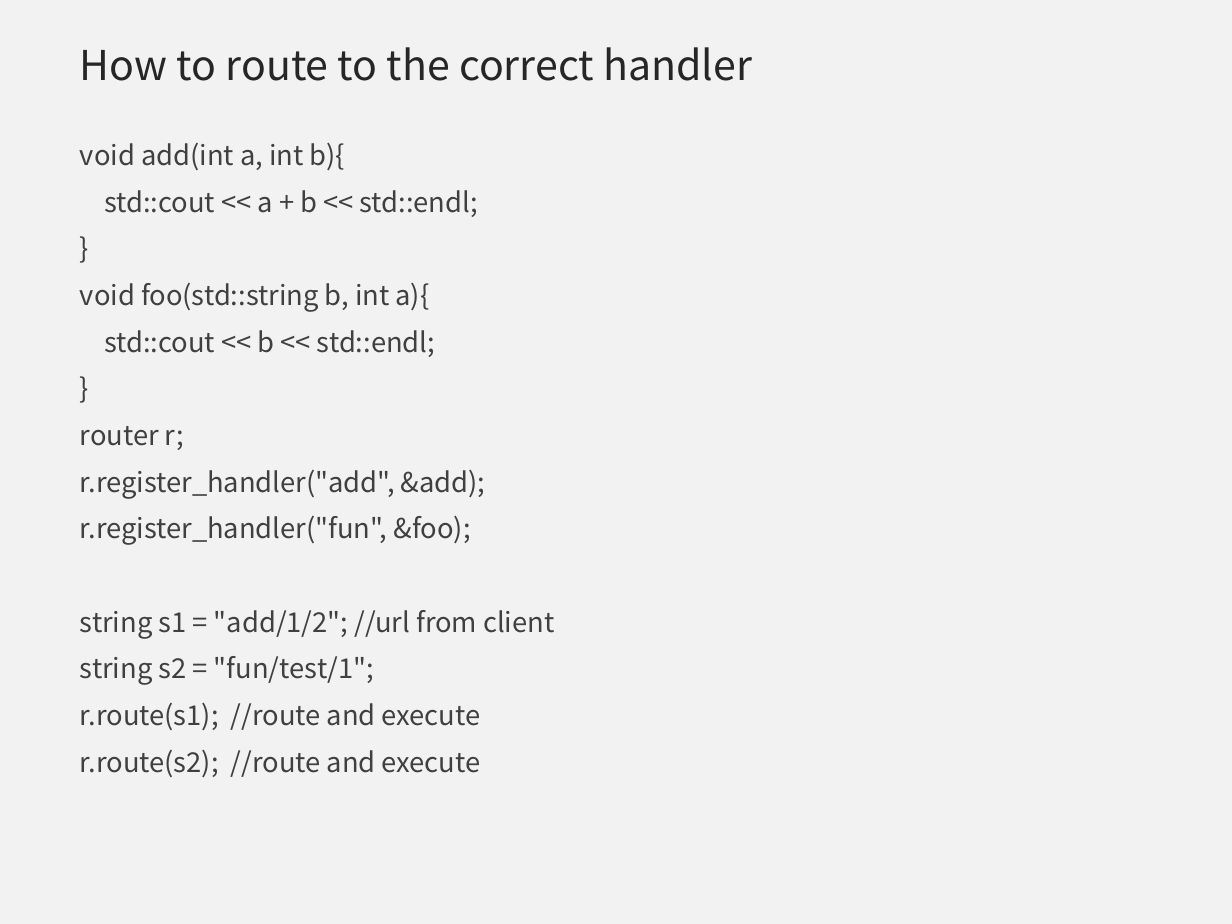
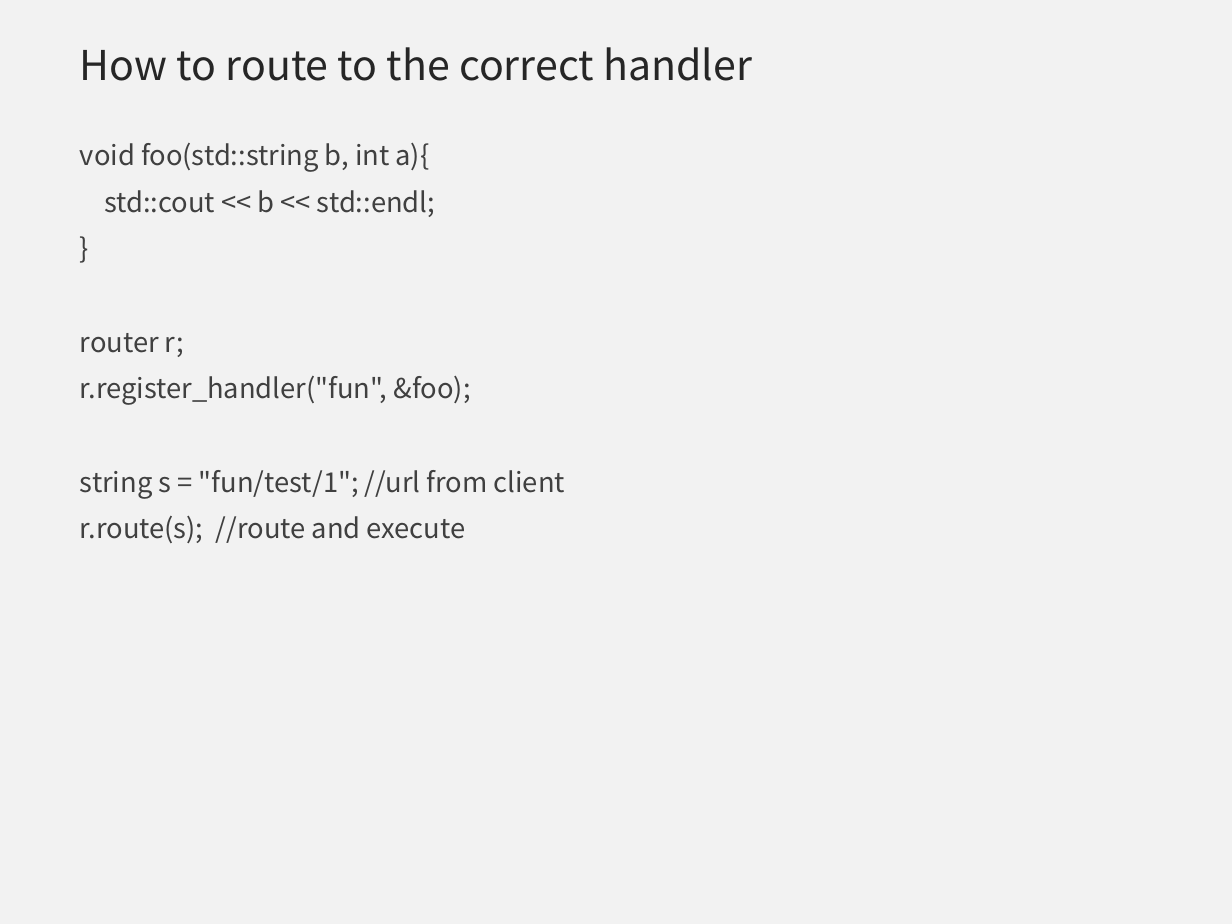
Before and after one commit to qicosmos/cppnow2017-ppt, a slide deck: slide 26 of An easy to use RPC framework implemented by c++11 and c++14 - shorter.pptx. Drawn at 1232x924 pixels with LibreOffice and Linux fonts; fonts in the diff are those of the drawing; background and template pictures are left out. Boxes give left, top, right and bottom in pixels: in the first picture for what was removed or moved away, otherwise in the second. Text is boxed around its words. In the diff, an @@ line names an element or a change of style, - is before the commit and + after.

Commit message:
update

```diff
--- a/An easy to use RPC framework implemented by c++11 and c++14 - shorter.pptx
+++ b/An easy to use RPC framework implemented by c++11 and c++14 - shorter.pptx
@@ text at (80,143,478,217): paragraphs removed @@
-void add(int a, int b){
-std::cout << a + b << std::endl;
-}
@@ text at (80,470,486,499): paragraph removed @@
-r.register_handler("add", &add);
@@ text at (80,470,565,543): text changed @@
-string s1 = "add/1/2"; //url from client
-string s2 = "fun/test/1";
-r.route(s1); //route and execute
-r.route(s2); //route and execute
+string s = "fun/test/1"; //url from client
+r.route(s); //route and execute
```
Also in this commit, not shown: 2 other slides changed.
